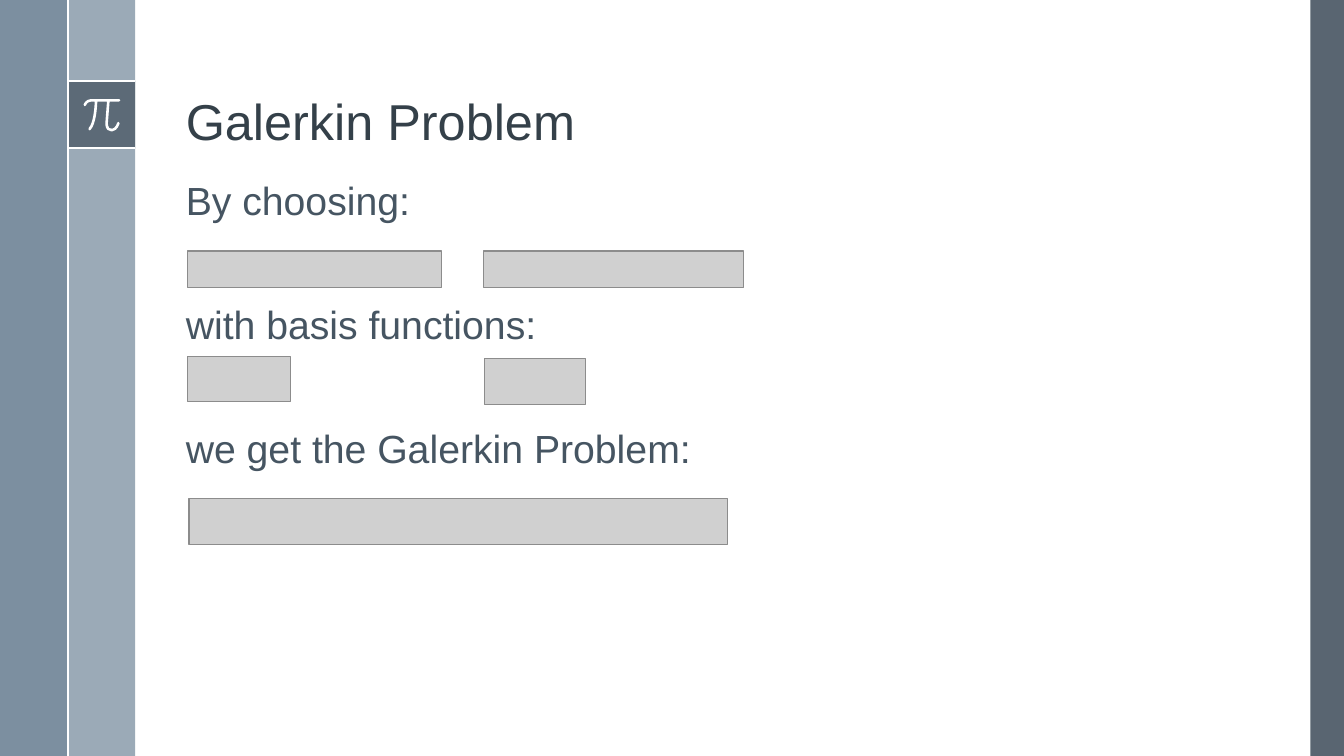
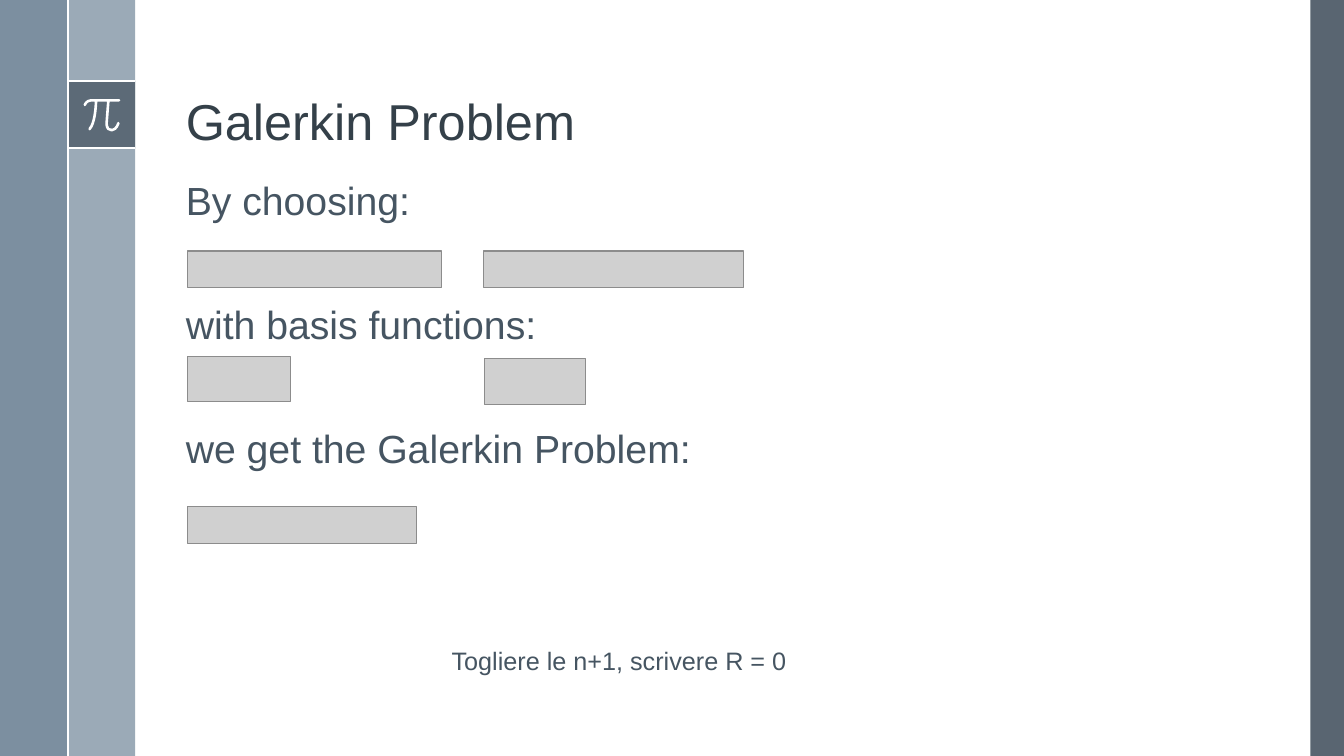
Before and after one commit to simone-fdr/navier-stokes, a slide deck: slide 8 of Presentatione_NMPDE_Navier_Stokes_temp.pptx (slide 9 before the commit). Drawn at 1344x756 pixels with LibreOffice and Linux fonts; fonts in the diff are those of the drawing; grey boxes stand for pictures. Boxes give left, top, right and bottom in pixels: in the first picture for what was removed or moved away, otherwise in the second. Text is boxed around its words. In the diff, an @@ line names an element or a change of style, - is before the commit and + after.

```diff
--- a/Presentatione_NMPDE_Navier_Stokes_temp.pptx
+++ b/Presentatione_NMPDE_Navier_Stokes_temp.pptx
@@ picture added at (188, 506, 416, 542) @@
@@ picture removed at (189, 498, 727, 543) @@
@@ text added at (452, 651, 786, 675), 18 pt, text #465562 @@
+Togliere le n+1, scrivere R = 0
```
Also in this commit, not shown: 9 other slides changed, 4 slides added.
